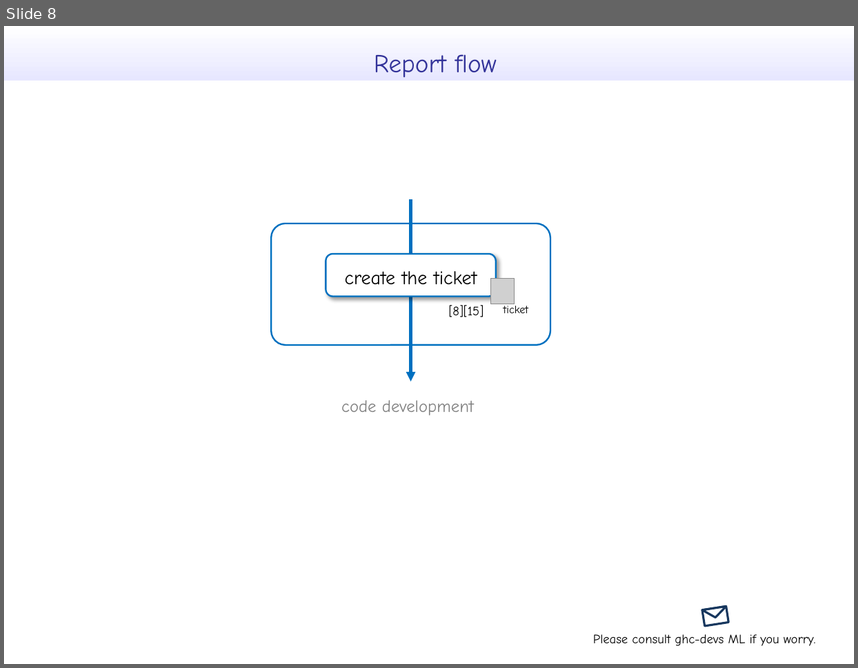
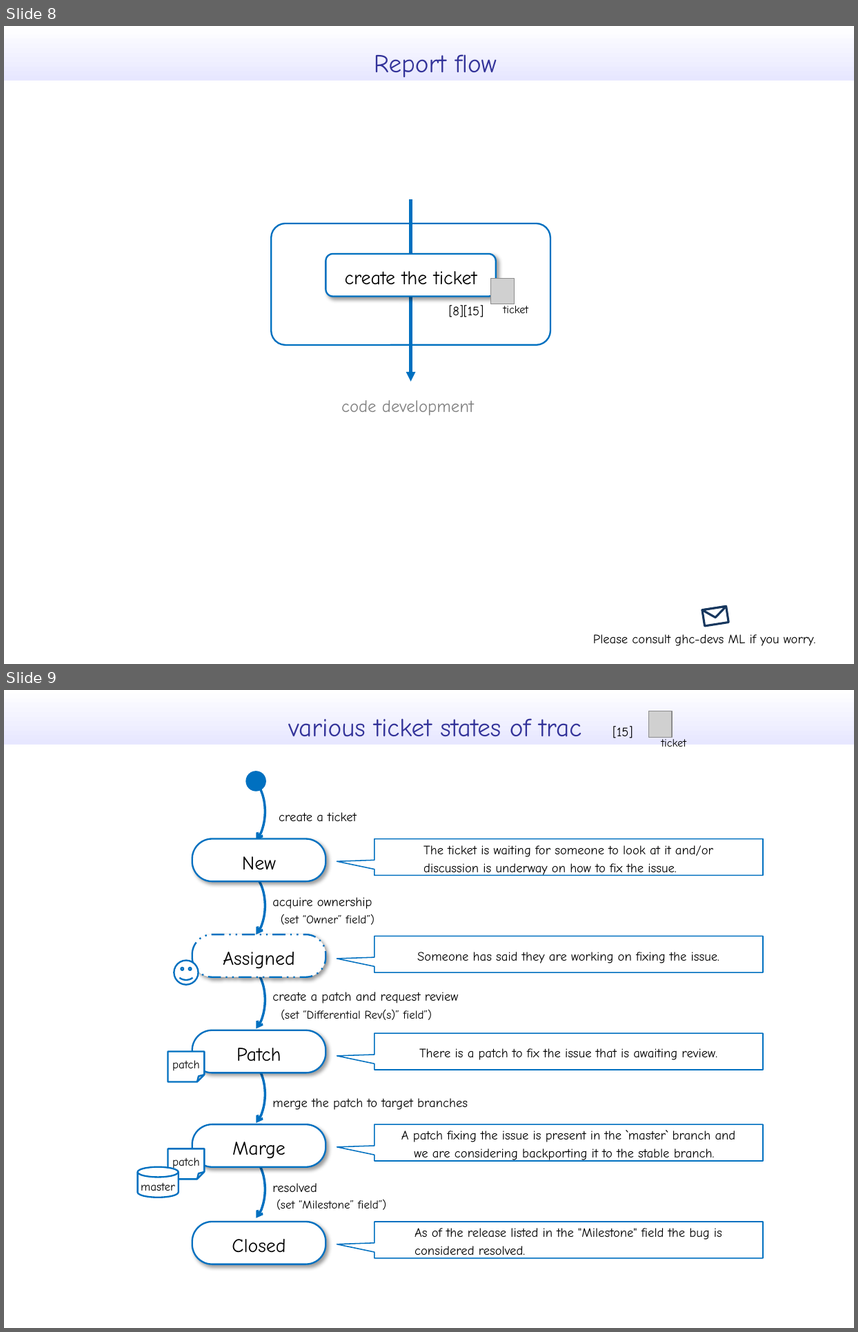
Before and after one commit to takenobu-hs/ghc-development-flow, a slide deck: src/ghc_development_flow.pptx. Shown one above the other, each under a label of ours: slide 8 before the commit, slides 8 and 9 after it. The pictures are 858x668 and 858x1332 pixels, drawn with LibreOffice and Linux fonts; fonts in the diff are those of the drawing; grey boxes stand for pictures. Boxes give left, top, right and bottom in pixels: in the first picture for what was removed or moved away, otherwise in the second. Text is boxed around its words. In the diff, an @@ line names an element or a change of style, - is before the commit and + after.

```diff
--- a/src/ghc_development_flow.pptx
+++ b/src/ghc_development_flow.pptx
@@ slide 9 added at (4, 690, 854, 1328), background #FFFFFF; not listed: 1 template element that a slide beside it also shows @@
@@ text added at (288, 718, 582, 737), 24 pt, text #333399 @@
+various ticket states of trac
@@ text added at (613, 726, 633, 738), 12 pt, text #000000 @@
+[15]
@@ picture added at (649, 711, 672, 737) @@
@@ text added at (662, 737, 686, 747), 10.5 pt, text #000000 @@
+ticket
@@ ellipse added at (247, 772, 266, 790), fill #0070C0, outline #0070C0 2 pt @@
@@ arc (boxed as its full ellipse) added at (228, 778, 265, 845), outline #0070C0 2.25 pt @@
@@ text added at (279, 812, 357, 821), 12 pt, text #000000 @@
+create a ticket
@@ rounded rectangle added at (192, 839, 326, 881), fill #FFFFFF, outline #0070C0 1.5 pt, 18 pt, text #000000 @@
+New
@@ speech box added at (375, 839, 763, 875), fill #FFFFFF, outline #0070C0 1 pt, 12 pt, text #000000 @@
+The ticket is waiting for someone to look at it and/or
+discussion is underway on how to fix the issue.
@@ arc (boxed as its full ellipse) added at (228, 872, 265, 939), outline #0070C0 2.25 pt @@
@@ text added at (272, 897, 375, 925), 11 pt, text #000000 @@
+acquire ownership
+(set “Owner” field”)
@@ rounded rectangle added at (192, 934, 326, 977), fill #FFFFFF, outline #0070C0 1.5 pt dashed, 18 pt, text #000000 @@
+Assigned
@@ speech box added at (375, 936, 763, 972), fill #FFFFFF, outline #0070C0 1 pt, 12 pt, text #000000 @@
+Someone has said they are working on fixing the issue.
@@ smiley face added at (174, 960, 198, 984), fill #FFFFFF, outline #0070C0 1.5 pt @@
@@ arc (boxed as its full ellipse) added at (228, 966, 265, 1033), outline #0070C0 2.25 pt @@
@@ text added at (272, 992, 459, 1020), 11 pt, text #000000 @@
+create a patch and request review
+(set “Differential Rev(s)” field”)
@@ rounded rectangle added at (192, 1030, 326, 1073), fill #FFFFFF, outline #0070C0 1.5 pt, 18 pt, text #000000 @@
+Patch
@@ speech box added at (375, 1033, 763, 1069), fill #FFFFFF, outline #0070C0 1 pt, 12 pt, text #000000 @@
+There is a patch to fix the issue that is awaiting review.
@@ folded corner added at (168, 1051, 205, 1081), fill #FFFFFF, outline #0070C0 1.5 pt, 11 pt, text #000000 @@
+patch
@@ arc (boxed as its full ellipse) added at (228, 1061, 265, 1127), outline #0070C0 2.25 pt @@
@@ text added at (272, 1098, 468, 1110), 12 pt, text #000000 @@
+merge the patch to target branches
@@ rounded rectangle added at (192, 1124, 326, 1167), fill #FFFFFF, outline #0070C0 1.5 pt, 18 pt, text #000000 @@
+Marge
@@ speech box added at (375, 1124, 763, 1161), fill #FFFFFF, outline #0070C0 1 pt, 12 pt, text #000000 @@
+A patch fixing the issue is present in the `master` branch and
+we are considering backporting it to the stable branch.
@@ folded corner added at (168, 1148, 205, 1179), fill #FFFFFF, outline #0070C0 1.5 pt, 11 pt, text #000000 @@
+patch
@@ arc (boxed as its full ellipse) added at (228, 1156, 265, 1223), outline #0070C0 2.25 pt @@
@@ cylinder added at (137, 1167, 179, 1197), fill #FFFFFF, outline #0070C0 1.5 pt, 11 pt, text #000000 @@
+master
@@ text added at (272, 1183, 386, 1210), 11 pt, text #000000 @@
+resolved
+(set “Milestone” field”)
@@ rounded rectangle added at (192, 1221, 326, 1264), fill #FFFFFF, outline #0070C0 1.5 pt, 18 pt, text #000000 @@
+Closed
@@ speech box added at (375, 1221, 763, 1258), fill #FFFFFF, outline #0070C0 1 pt, 12 pt, text #000000 @@
+As of the release listed in the "Milestone" field the bug is
+considered resolved.
```
Also in this commit, not shown: 7 slides changed, 1 other file.
